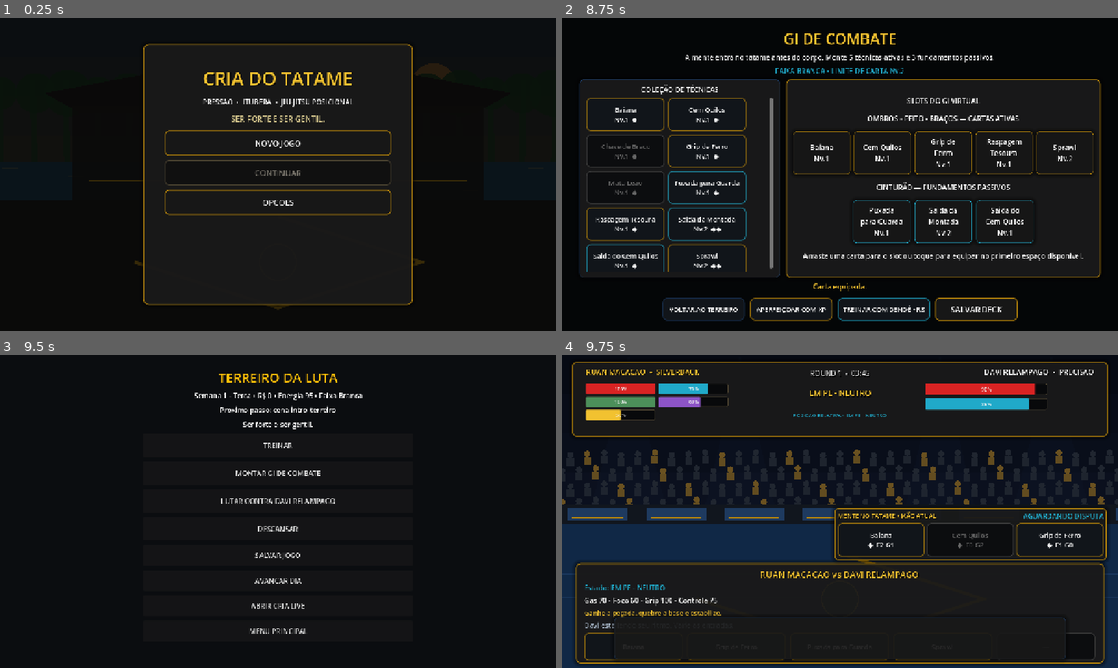
Above: before the commit, frames 1-4 (two rows, left to right).
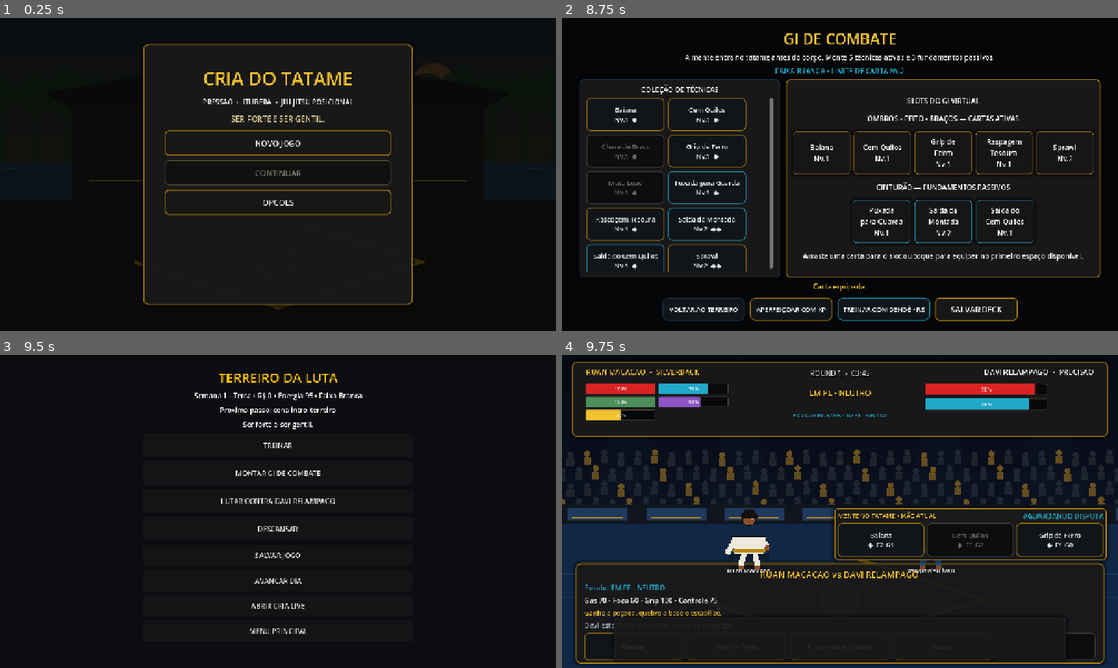
Above: after the commit, the same moments.

Repository: ringuemkt-rgb/cria-do-tatame
Game: Godot game, scene res://scenes/main_menu/MainMenu.tscn
The game is run twice, just before and just after one commit, with the same random seed, the same clock (stepped at 60 frames per second) and the same inputs.
Inputs:
- Up to frame 1 (0.25 s): no input
- Up to frame 2 (8.75 s): click "NOVO JOGO" at 0.5 s; click "TREINAR" at 1.25 s; click "MONTAR GI DE COMBATE" at 2 s; click "Baiana Nv.1 ◆" at 2.75 s; click "Cem Quilos Nv.1 ◆" at 3.5 s; click "Grip de Ferro Nv.1 ◆" at 4.25 s; click "Puxada para Guarda Nv.1 ◆" at 5 s; click "Raspagem Tesoura Nv.1 ◆" at 5.75 s; click "Saida da Montada Nv.2 ◆◆" at 6.5 s; click "Saida do Cem Quilos Nv.1 ◆" at 7.25 s; click "Sprawl Nv.2 ◆◆" at 8 s
- Up to frame 3 (9.5 s): click "VOLTAR AO TERREIRO" at 8.75 s
- Up to frame 4 (9.75 s): click "LUTAR CONTRA DAVI RELAMPAGO" at 9.5 s

Frames 1-3 are identical in both runs. In frame 4, 0.9% of the frame differs, in the area x 29-71%, y 49-70%.
Error before the commit: Parse Error: The member "AnimationLibrary" shadows a native class. (res://src/characters/FighterPlaceholder.gd:4)

Commit message:
fix(godot): evitar sombra da classe nativa AnimationLibrary

Diff:
--- a/src/characters/FighterPlaceholder.gd
+++ b/src/characters/FighterPlaceholder.gd
@@ -1,7 +1,7 @@
 extends Node2D
 class_name FighterPlaceholder
 
-const AnimationLibrary = preload("res://src/animation/CharacterAnimationLibrary.gd")
+const FighterAnimationLibrary = preload("res://src/animation/CharacterAnimationLibrary.gd")
 
 @export var fighter_id := "ruan_macacao"
 @export var display_name := "Ruan Macacao"
@@ -69,7 +69,7 @@
 	var path := _manifest_path(action)
 	if not FileAccess.file_exists(path):
 		return false
-	var frames: SpriteFrames = AnimationLibrary.build_sprite_frames(path)
+	var frames: SpriteFrames = FighterAnimationLibrary.build_sprite_frames(path)
 	if not frames.has_animation(action) or frames.get_frame_count(action) == 0:
 		return false
 	animated_sprite.sprite_frames = frames
